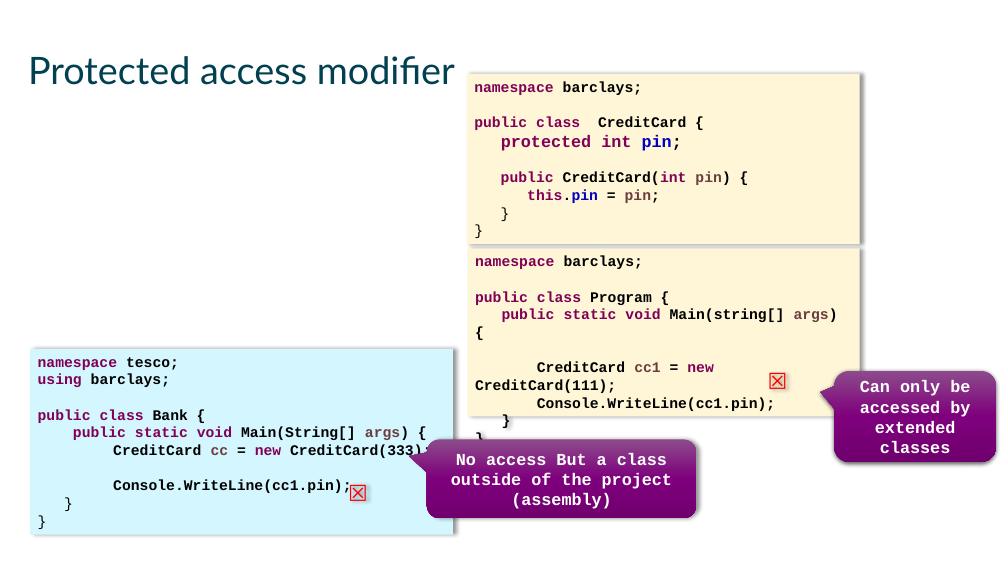
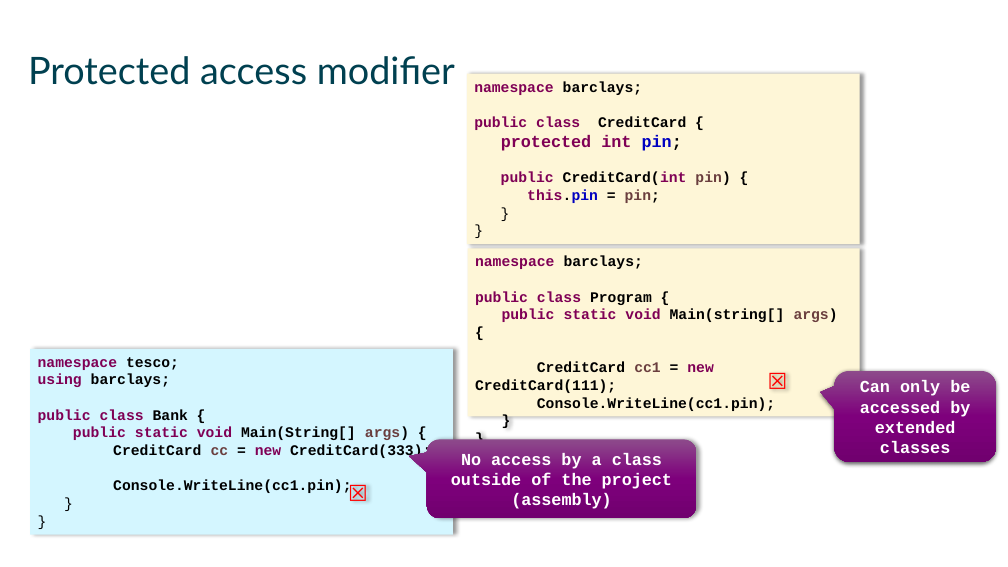
Before and after one commit to mikebaradaran/csharp, a slide deck: slide 12 of 07-Inheritance.pptx. Drawn at 1008x567 pixels with LibreOffice and Linux fonts; fonts in the diff are those of the drawing. Boxes give left, top, right and bottom in pixels: in the first picture for what was removed or moved away, otherwise in the second. Text is boxed around its words. In the diff, an @@ line names an element or a change of style, - is before the commit and + after.

```diff
--- a/07-Inheritance.pptx
+++ b/07-Inheritance.pptx
@@ text in rounded speech box at <box>451,453,672,509</box>: text changed @@
-No access But a class outside of the project (assembly)
+No access by a class outside of the project (assembly)
```
Also in this commit, not shown: 2 other slides changed, 10 other files.
